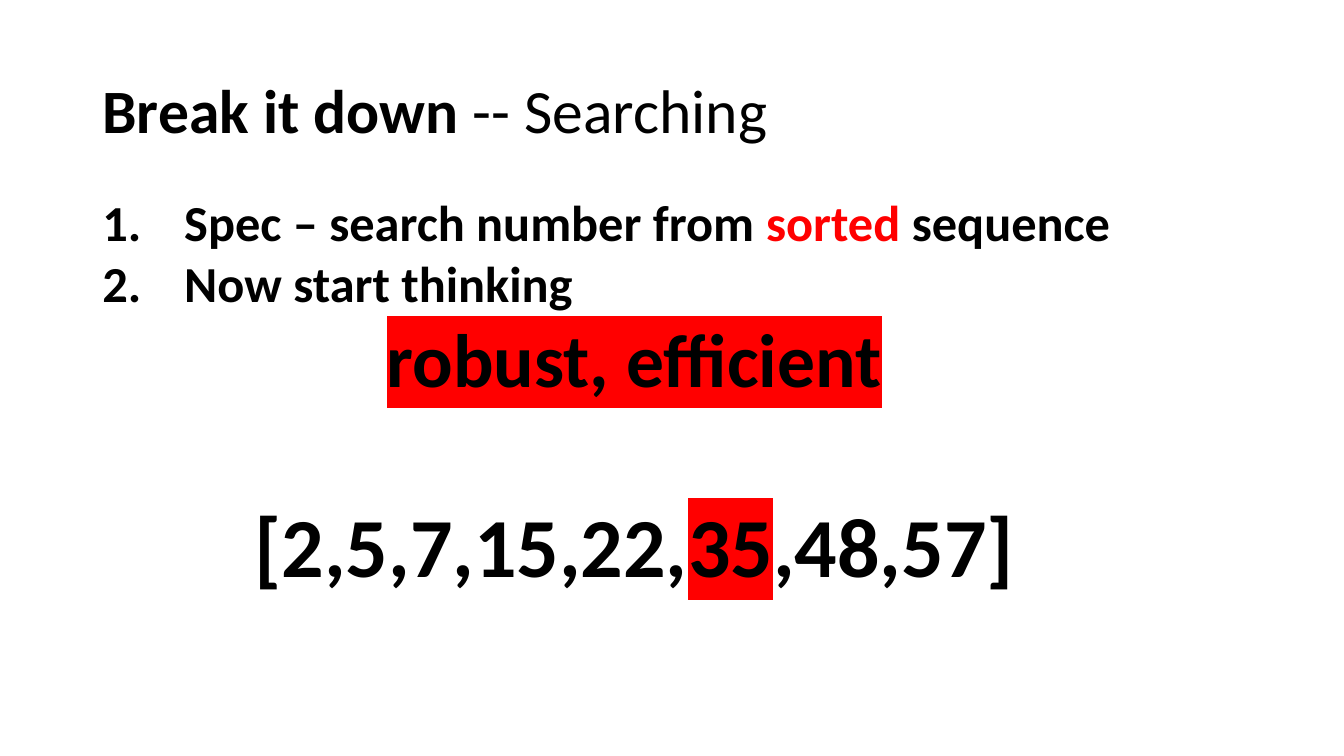
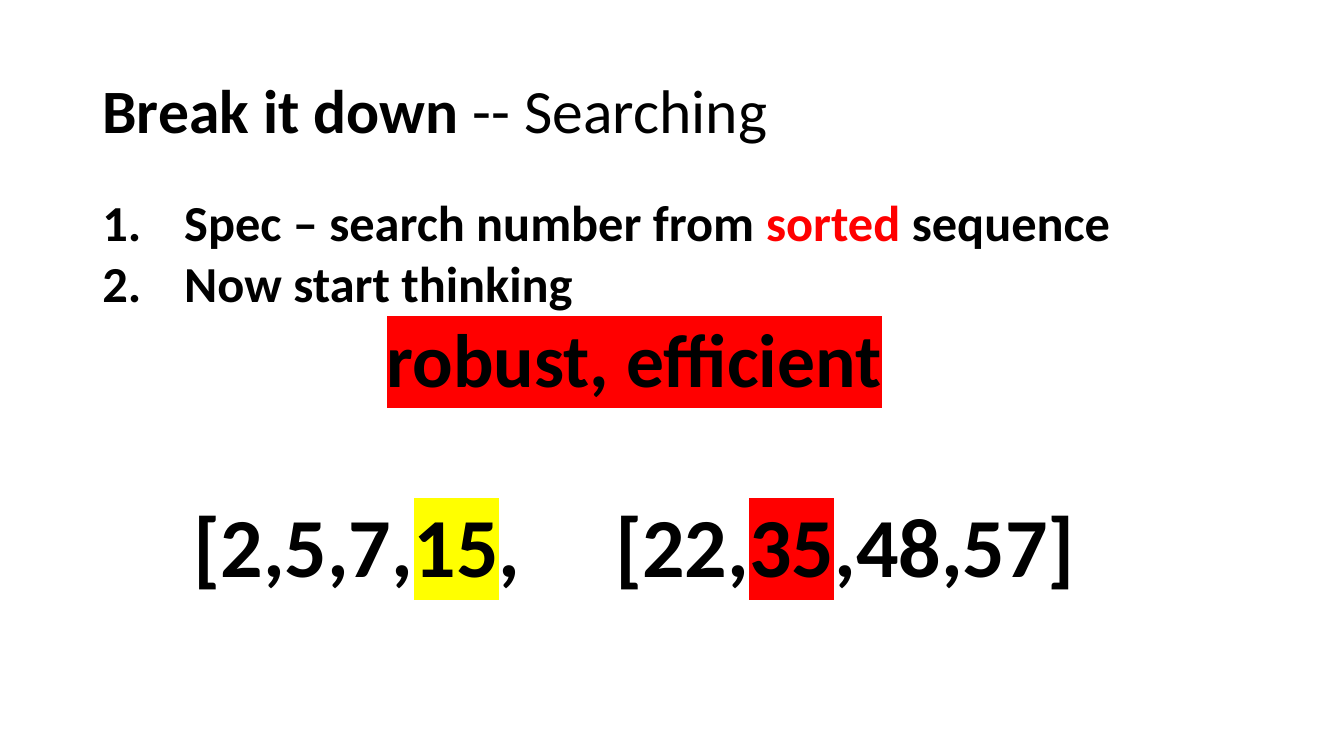
Before and after one commit to Chenct-jonathan/25ss_PyLab, a slide deck: slide 7 of slides/Python_Workshop_2.pptx. Drawn at 1344x756 pixels with LibreOffice and Linux fonts; fonts in the diff are those of the drawing. Boxes give left, top, right and bottom in pixels: in the first picture for what was removed or moved away, otherwise in the second. Text is boxed around its words. In the diff, an @@ line names an element or a change of style, - is before the commit and + after.

```diff
--- a/slides/Python_Workshop_2.pptx
+++ b/slides/Python_Workshop_2.pptx
@@ text at <box>194,508,1075,597</box>: text changed @@
-[2,5,7,15,22,35,48,57]
+[2,5,7,15, [22,35,48,57]
```
Also in this commit, not shown: 1 other slide changed, 3 other files.
